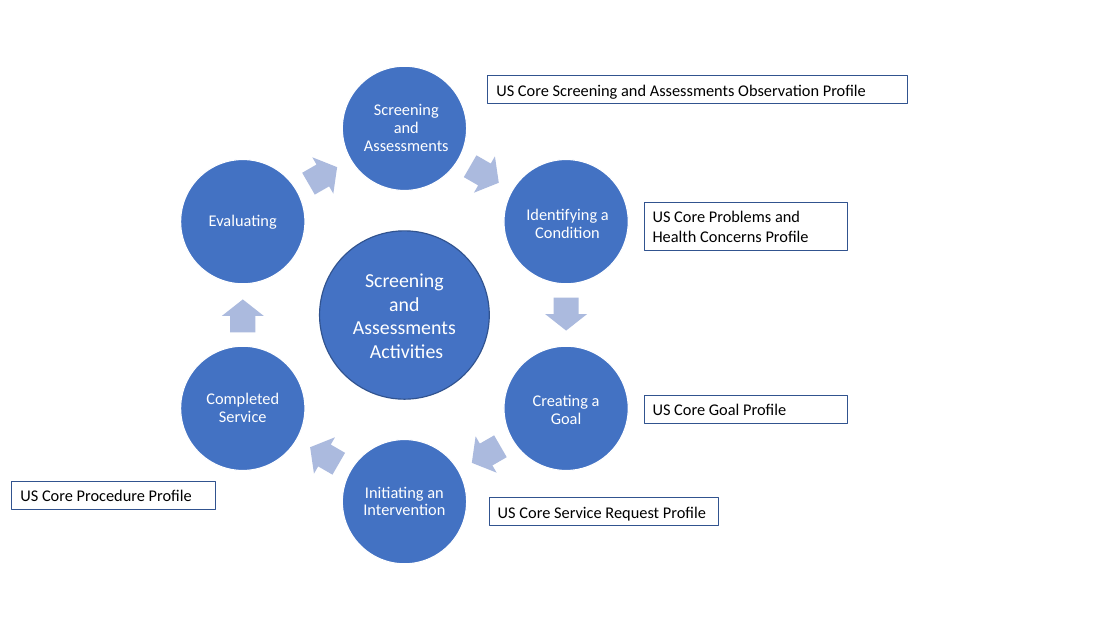
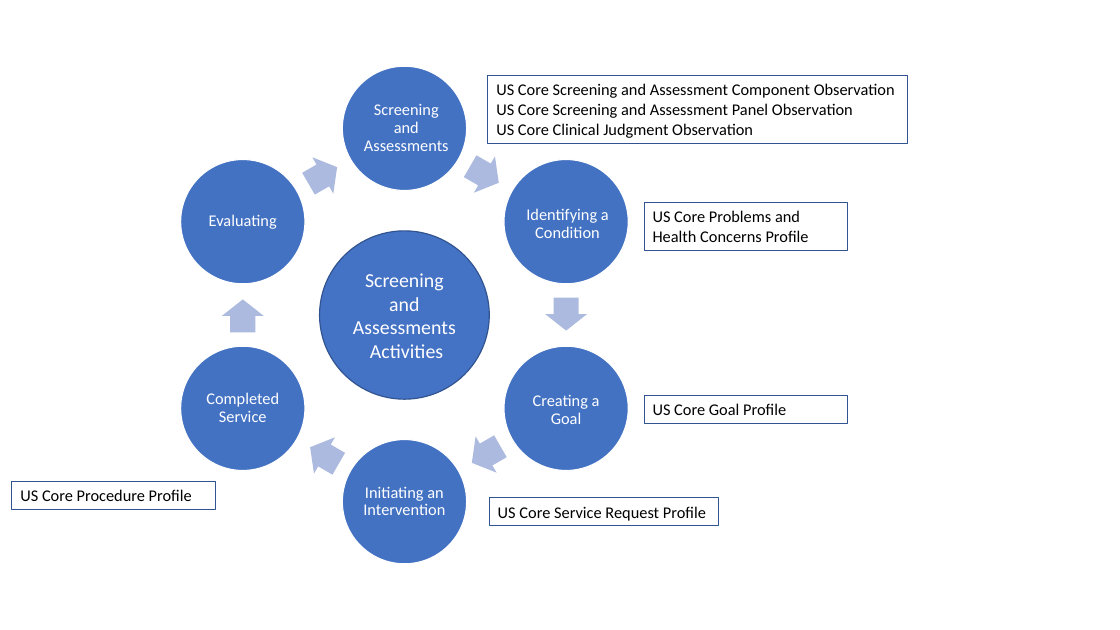
Before and after one commit to HL7/US-Core, a slide deck: slide 2 of input/images-source/AssessmentDiagrams_USCore_C-CDA_USCDIv3-generic.pptx. Drawn at 1120x630 pixels with LibreOffice and Linux fonts; fonts in the diff are those of the drawing. Boxes give left, top, right and bottom in pixels: in the first picture for what was removed or moved away, otherwise in the second. Text is boxed around its words. In the diff, an @@ line names an element or a change of style, - is before the commit and + after.

Commit message:
initial edits for screening and assessments

```diff
--- a/input/images-source/AssessmentDiagrams_USCore_C-CDA_USCDIv3-generic.pptx
+++ b/input/images-source/AssessmentDiagrams_USCore_C-CDA_USCDIv3-generic.pptx
@@ rectangle "US Core Screening and Assessment ...": place and size @@
-rectangle "US Core Screening and Assessment ..." at [488,76,907,104]
+rectangle "US Core Screening and Assessment ..." at [488,76,907,144]
@@ text in rectangle at [496,83,895,138]: text changed @@
-US Core Screening and Assessments Observation Profile
+US Core Screening and Assessment Component Observation
+US Core Screening and Assessment Panel Observation
+US Core Clinical Judgment Observation
```
Also in this commit, not shown: 3 other files.
